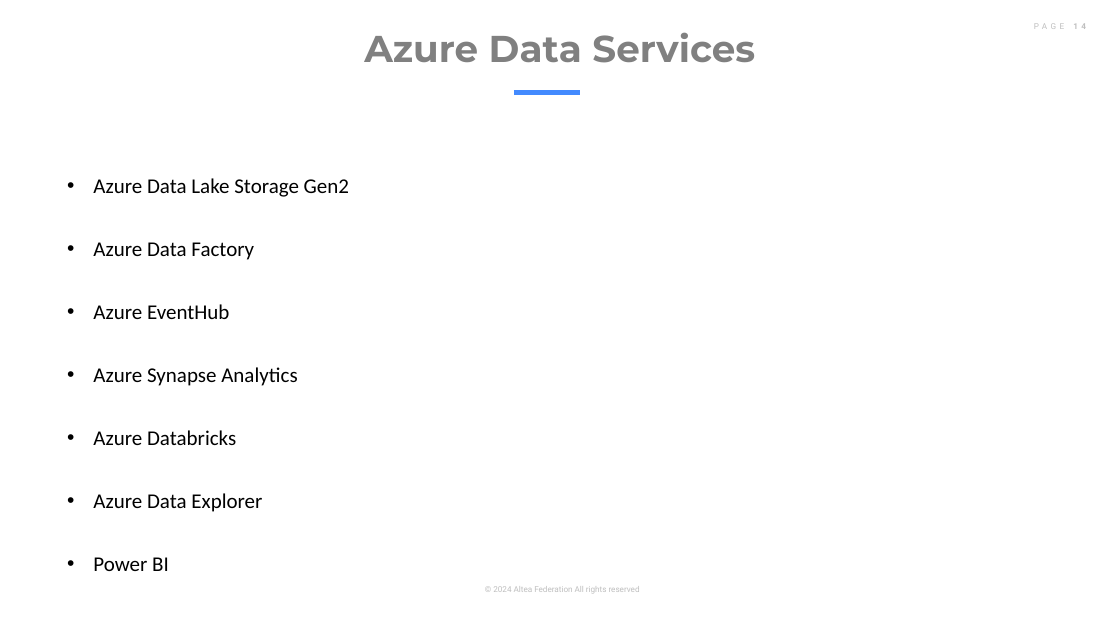
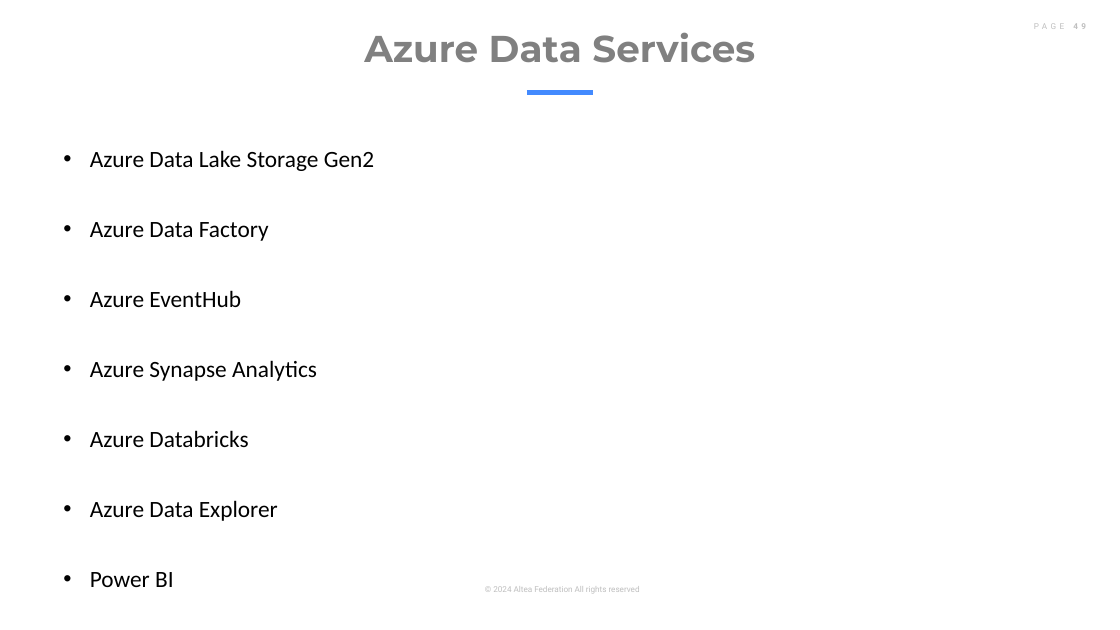
Before and after one commit to altea-abs/big-data-azure-intro, a slide deck: slide 49 of day_1/storage.pptx (slide 14 before the commit). Drawn at 1120x630 pixels with LibreOffice and Linux fonts; fonts in the diff are those of the drawing. Boxes give left, top, right and bottom in pixels: in the first picture for what was removed or moved away, otherwise in the second. Text is boxed around its words. In the diff, an @@ line names an element or a change of style, - is before the commit and + after.

```diff
--- a/day_1/storage.pptx
+++ b/day_1/storage.pptx
@@ page number at (1004,17,1095,50): text changed @@
-PAGE 14
+PAGE 49
@@ text "Azure Data Lake Storage Gen2": place and size @@
-text "Azure Data Lake Storage Gen2" at (93,178,349,571)
+text "Azure Data Lake Storage Gen2" at (90,150,374,587)
@@ text "Azure Data Lake Storage Gen2" at (90,150,374,587): size 18 to 20 pt @@
@@ line moved from (514, 92) - (581, 92) to (527, 92) - (593, 92) @@
```
Also in this commit, not shown: 18 other slides changed, 46 slides added, 11 slides removed, 6 other files.
